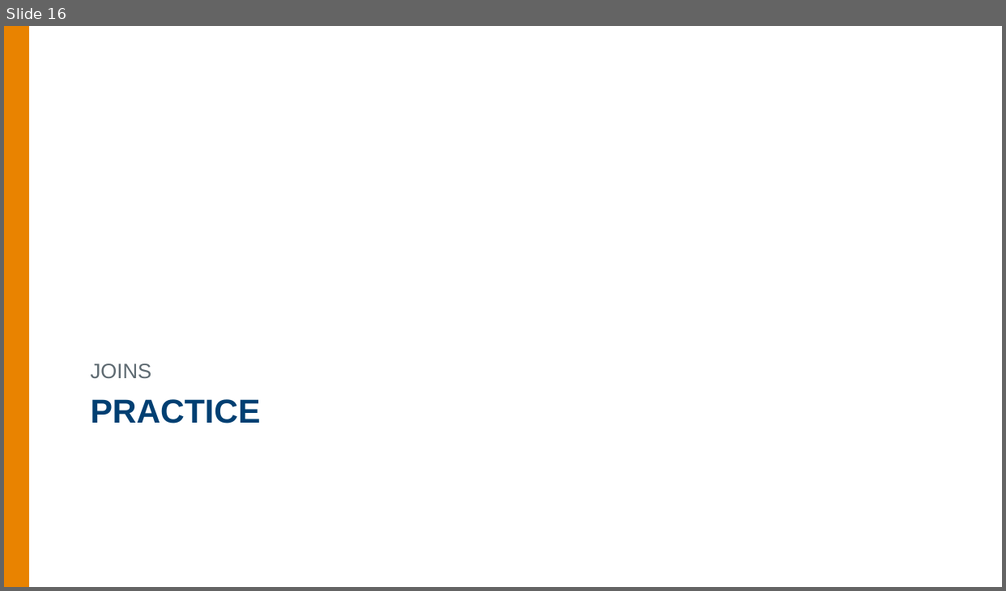
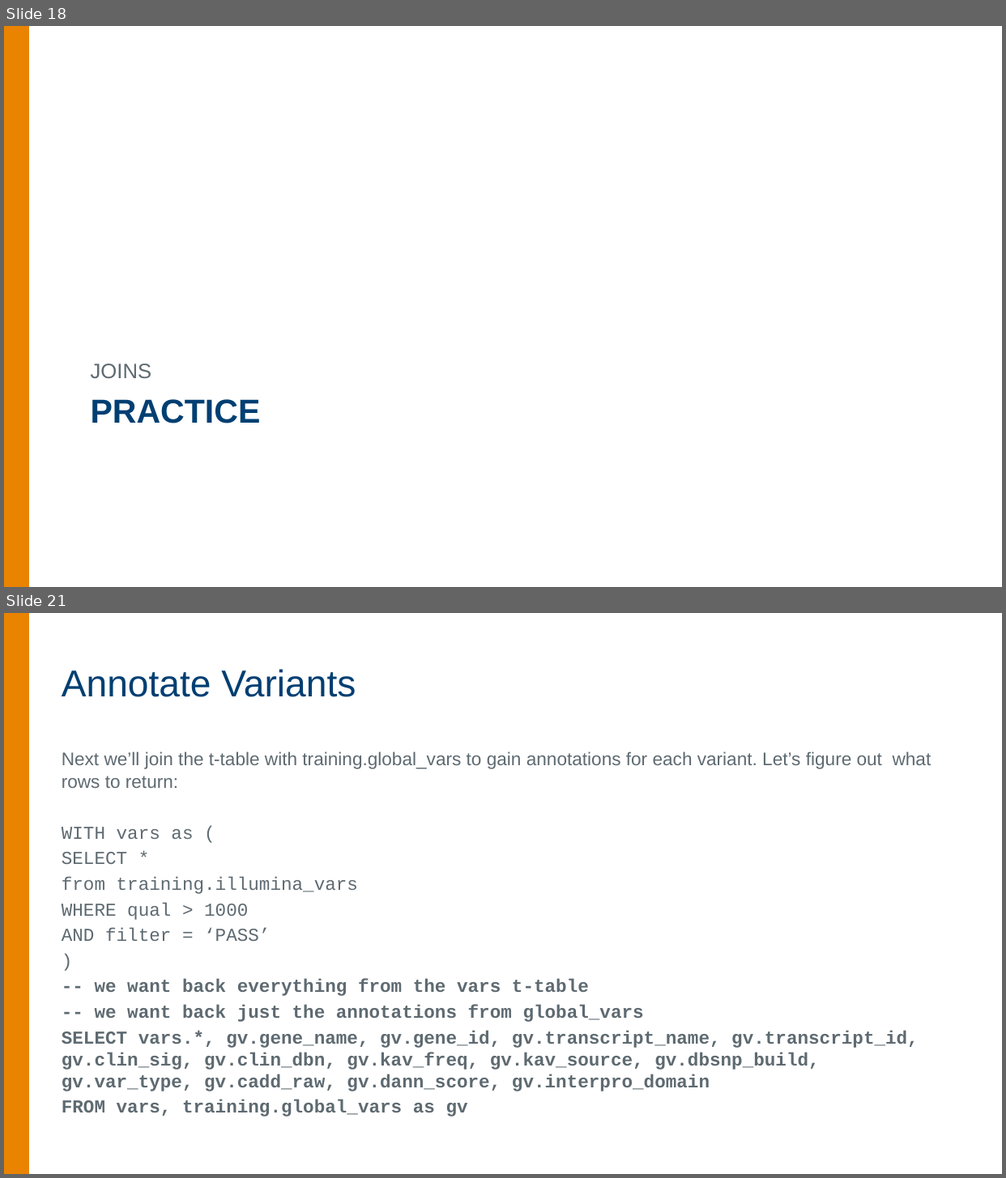
Before and after one commit to summerela/impala_scripts, a slide deck: training/Building Queries.pptx. Shown one above the other, each under a label of ours: slide 16 before the commit, slides 18 and 21 after it; the slides between them are not shown. The pictures are 1006x591 and 1006x1178 pixels, drawn with LibreOffice and Linux fonts; fonts in the diff are those of the drawing; background and template pictures are left out. Boxes give left, top, right and bottom in pixels: in the first picture for what was removed or moved away, otherwise in the second. Text is boxed around its words. In the diff, an @@ line names an element or a change of style, - is before the commit and + after.

```diff
--- a/training/Building Queries.pptx
+++ b/training/Building Queries.pptx
@@ slide 21 added at (4,613,1002,1174), background #FFFFFF; not listed: 1 template element that a slide beside it also shows @@
@@ title added at (62,669,356,697), 36 pt, text #003F72 @@
+Annotate Variants
@@ text added at (62,752,931,1117), 17.6 pt, text #5E6A71, bold @@
+Next we’ll join the t-table with training.global_vars to gain annotations for each variant. Let’s figure out what rows to return:
+WITH vars as (
+SELECT *
+from training.illumina_vars
+WHERE qual > 1000
+AND filter = ‘PASS’
+)
+-- we want back everything from the vars t-table
+-- we want back just the annotations from global_vars
+SELECT vars.*, gv.gene_name, gv.gene_id, gv.transcript_name, gv.transcript_id, gv.clin_sig, gv.clin_dbn, gv.kav_freq, gv.kav_source, gv.dbsnp_build, gv.var_type, gv.cadd_raw, gv.dann_score, gv.interpro_domain
+FROM vars, training.global_vars as gv
@@ what was slide 16 is now slide 18 @@
```
Also in this commit, not shown: 2 slides changed, 6 other slides added, 1 slide removed, 4 other files.
